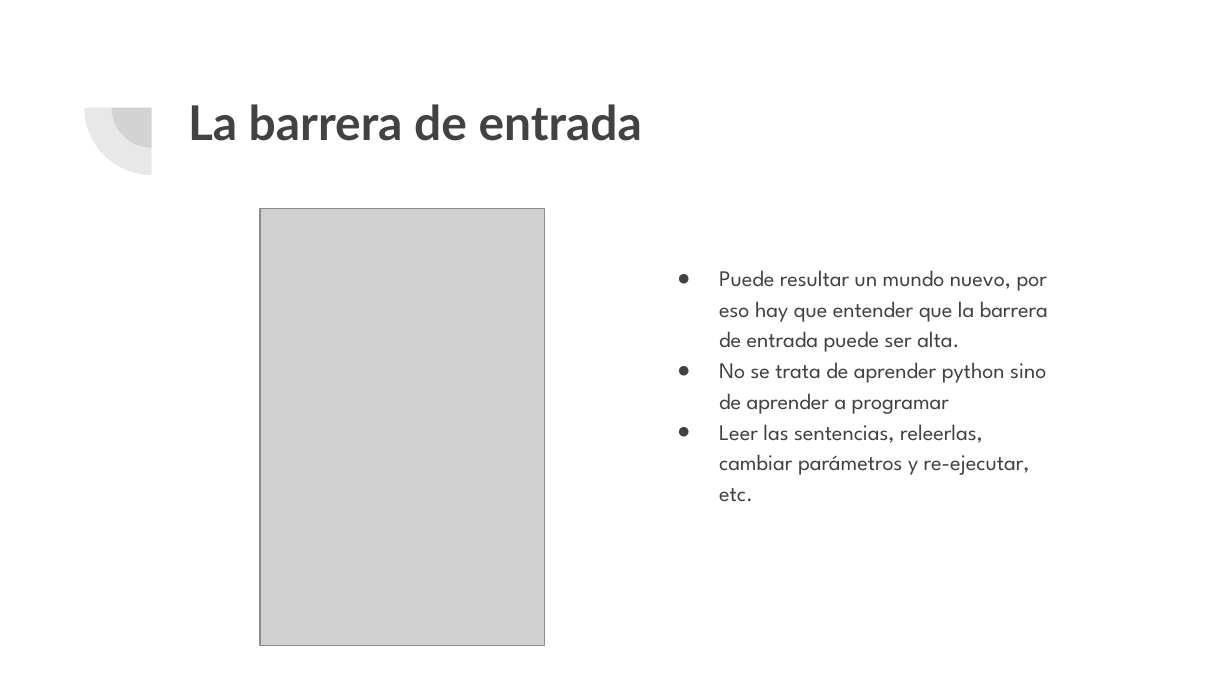
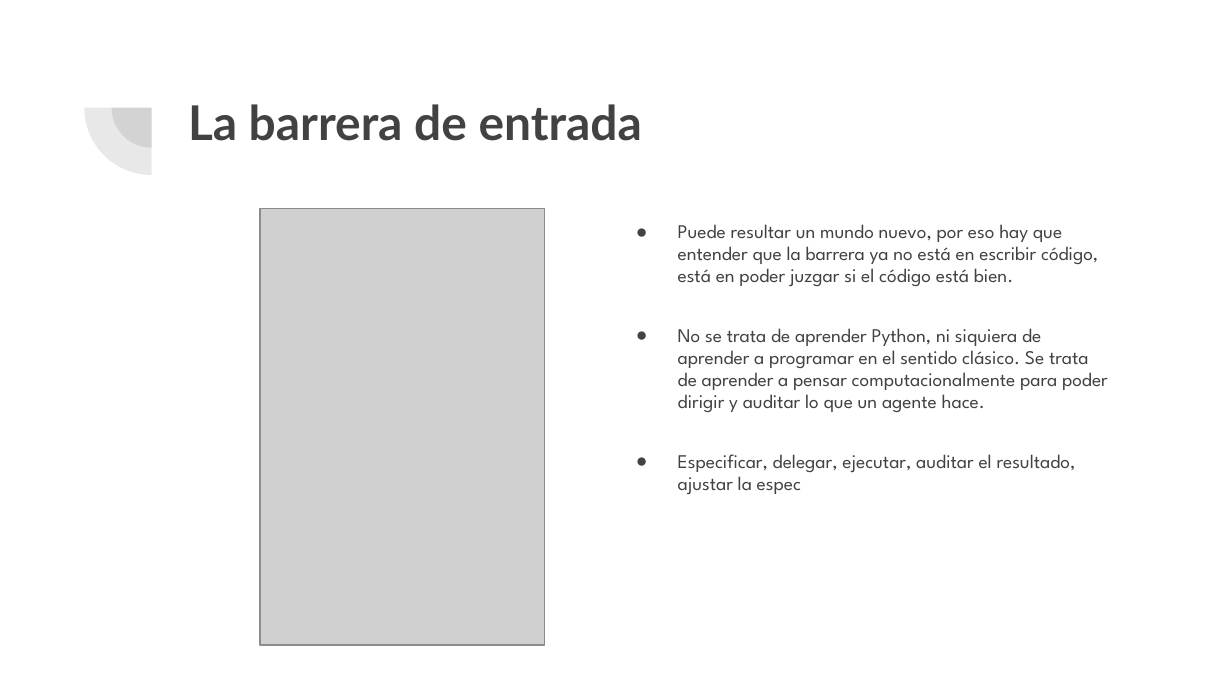
Before and after one commit to Data-Crew/transport-networks-lab, a slide deck: slide 18 of Presentaciones/Introducción al curso.pptx (slide 14 before the commit). Drawn at 1232x693 pixels with LibreOffice and Linux fonts; fonts in the diff are those of the drawing; grey boxes stand for pictures. Boxes give left, top, right and bottom in pixels: in the first picture for what was removed or moved away, otherwise in the second. Text is boxed around its words. In the diff, an @@ line names an element or a change of style, - is before the commit and + after.

```diff
--- a/Presentaciones/Introducción al curso.pptx
+++ b/Presentaciones/Introducción al curso.pptx
@@ text at (678, 224, 1108, 495): text changed; size 13 to 11.3 pt @@
-● Puede resultar un mundo nuevo, por eso hay que entender que la barrera de entrada puede ser alta.
-● No se trata de aprender python sino de aprender a programar
-● Leer las sentencias, releerlas, cambiar parámetros y re-ejecutar, etc.
+● Puede resultar un mundo nuevo, por eso hay que entender que la barrera ya no está en escribir código, está en poder juzgar si el código está bien.
+● No se trata de aprender Python, ni siquiera de aprender a programar en el sentido clásico. Se trata de aprender a pensar computacionalmente para poder dirigir y auditar lo que un agente hace.
+● Especificar, delegar, ejecutar, auditar el resultado, ajustar la espec
```
Also in this commit, not shown: 8 other slides changed, 5 slides added, 1 slide removed, 7 other files.
